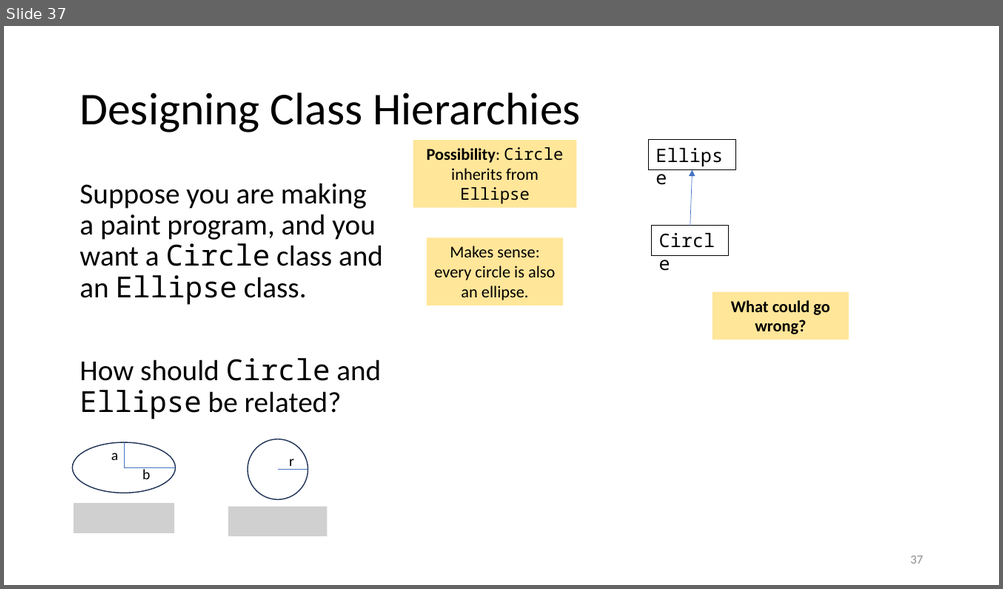
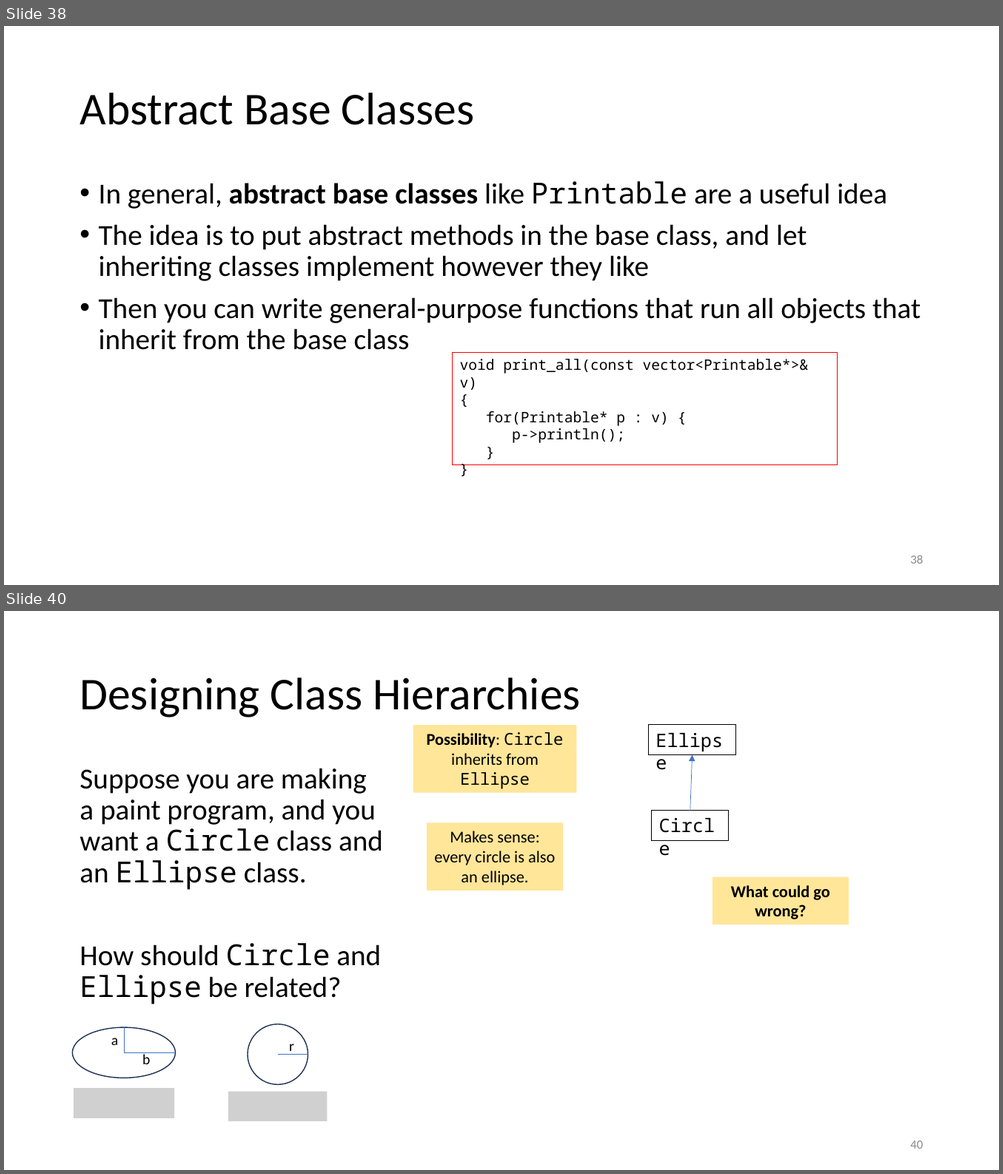
Before and after one commit to tjd1234/cmpt135spring2024, a slide deck: sample_code/week6/week6_cmpt135.pptx. Shown one above the other, each under a label of ours: slide 37 before the commit, slides 38 and 40 after it; the slides between them are not shown. The pictures are 1003x589 and 1003x1174 pixels, drawn with LibreOffice and Linux fonts; fonts in the diff are those of the drawing; grey boxes stand for pictures. Boxes give left, top, right and bottom in pixels: in the first picture for what was removed or moved away, otherwise in the second. Text is boxed around its words. In the diff, an @@ line names an element or a change of style, - is before the commit and + after.

```diff
--- a/sample_code/week6/week6_cmpt135.pptx
+++ b/sample_code/week6/week6_cmpt135.pptx
@@ slide 38 added at box(4, 26, 999, 585), background #FFFFFF @@
@@ title added at box(79, 93, 474, 125), 44 pt, text #000000 @@
+Abstract Base Classes
@@ text added at box(99, 181, 920, 350), 28 pt, text #000000 @@
+• In general, abstract base classes like Printable are a useful idea
+• The idea is to put abstract methods in the base class, and let inheriting classes implement however they like
+• Then you can write general-purpose functions that run all objects that inherit from the base class
@@ rectangle added at box(452, 353, 837, 466), outline #FF0000 0.75 pt, 14 pt, text #000000 @@
+void print_all(const vector<Printable*>& v)
+{
+for(Printable* p : v) {
+p->println();
+}
+}
@@ page number added at box(910, 555, 922, 564), 12 pt, text #8C8C8C @@
+38
@@ what was slide 37 is now slide 40 @@
@@ page number at box(910, 1141, 922, 1149): text changed @@
-37
+40
```
Also in this commit, not shown: 11 slides changed, 3 other slides added, 1 other file.
